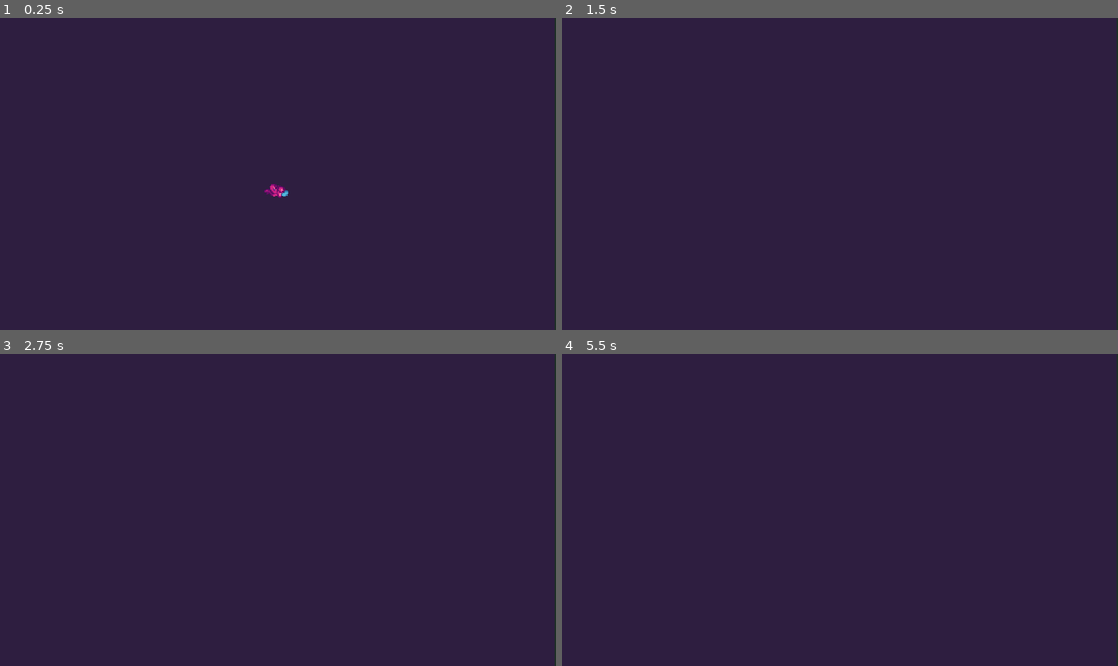
Above: before the commit, frames 1-4 (two rows, left to right).
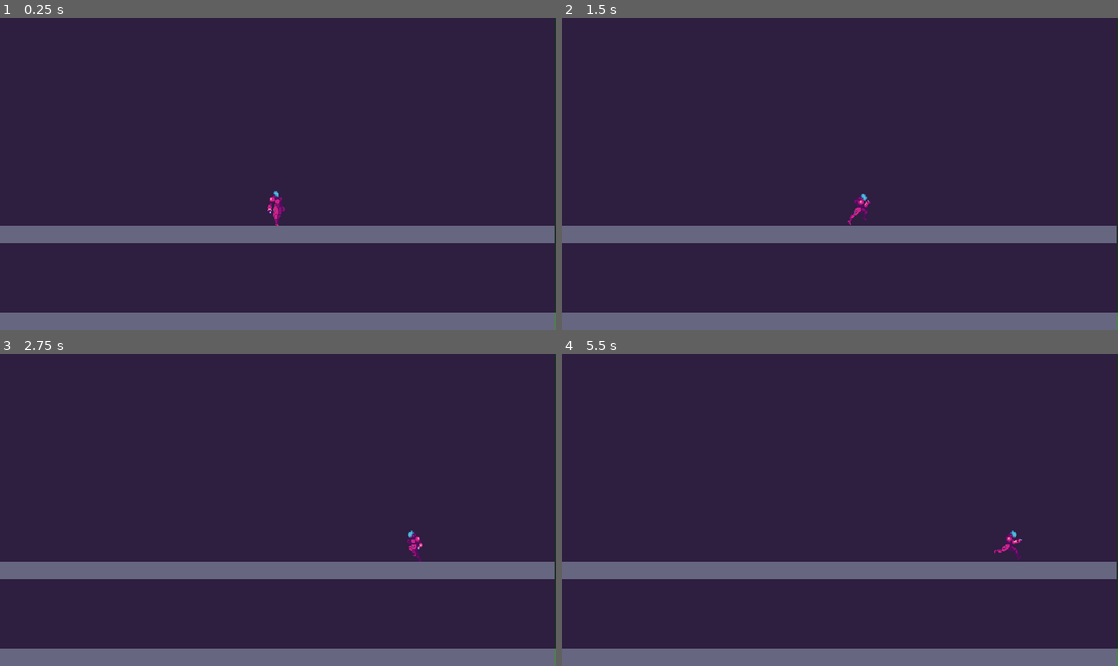
Above: after the commit, the same moments.

Repository: Kavmuri/version-1-metroidvania
Game: Godot game, scene res://Levels/world_procedural.tscn
Same seed, same stepped clock (60 frames per second), same inputs: the game is played once before the commit and once after it.
Inputs:
- Up to frame 1 (0.25 s): no input
- Up to frame 2 (1.5 s): tap Enter at 0.5 s; hold D (move_right) from 0.53 s (still down); tap M at 0.6 s; tap Space (jump) at 0.77, 1.25 s; tap Tab at 1.35 s
- Up to frame 3 (2.75 s): tap Space (jump) at 1.52 s; release D (move_right) at 2.03 s; hold A (move_left) from 2.03 s (still down); tap Enter at 2.1 s
- Up to frame 4 (5.5 s): release A (move_left) at 2.78 s; hold D (move_right) 2.78-4.28 s; tap L at 2.85 s; tap Space (jump) at 3.02, 3.77, 4.52 s; tap M at 3.6 s; tap Enter at 4.25, 5.1 s; hold A (move_left) 4.28-5.03 s; tap Tab at 4.35 s; hold D (move_right) from 5.03 s (still down)

The runs differ from the first frame. In frame 1, 11% of the frame differs, in the area x 0-100%, y 53-100%; in frame 2, 11%; in frame 3, 11%; in frame 4, 11%.

Commit message:
Fix procedural rooms and map toggle
- Added floors and collisions to procedural room templates to prevent player from falling.
- Fixed Map UI to use toggle behavior (Tab/M) and correctly pause the game.
- Cleaned up debug helpers.

Co-authored-by: Pegassi11 <70114419+Pegassi11@users.noreply.github.com>

Diff:
--- a/Levels/ProceduralTemplates/corridor_h.tscn
+++ b/Levels/ProceduralTemplates/corridor_h.tscn
@@ -1,4 +1,7 @@
-[gd_scene format=3 uid="uid://c1c1c1c1c1c1c"]
+[gd_scene load_steps=2 format=3 uid="uid://c1c1c1c1c1c1c"]
+
+[sub_resource type="RectangleShape2D" id="RectangleShape2D_1"]
+size = Vector2(640, 20)
 
 [node name="CorridorH" type="Node2D"]
 
@@ -10,13 +13,27 @@
 [node name="puertas" type="Node2D" parent="."]
 
 [node name="salida_izq" type="Marker2D" parent="puertas"]
-position = Vector2(0, 90)
+position = Vector2(0, 160)
 
 [node name="salida_der" type="Marker2D" parent="puertas"]
-position = Vector2(640, 90)
+position = Vector2(640, 160)
 
 [node name="ColorRect" type="ColorRect" parent="."]
 z_index = -1
 offset_right = 640.0
 offset_bottom = 180.0
 color = Color(0.2, 0.2, 0.2, 1)
+
+[node name="Floor" type="StaticBody2D" parent="."]
+position = Vector2(320, 170)
+collision_mask = 0
+
+[node name="CollisionShape2D" type="CollisionShape2D" parent="Floor"]
+shape = SubResource("RectangleShape2D_1")
+
+[node name="ColorRect" type="ColorRect" parent="Floor"]
+offset_left = -320.0
+offset_top = -10.0
+offset_right = 320.0
+offset_bottom = 10.0
+color = Color(0.3, 0.3, 0.3, 1)
--- a/Levels/ProceduralTemplates/deadend_left.tscn
+++ b/Levels/ProceduralTemplates/deadend_left.tscn
@@ -1,4 +1,7 @@
-[gd_scene format=3 uid="uid://d9d9d9d9d9d9d"]
+[gd_scene load_steps=2 format=3 uid="uid://d9d9d9d9d9d9d"]
+
+[sub_resource type="RectangleShape2D" id="RectangleShape2D_1"]
+size = Vector2(320, 20)
 
 [node name="DeadendLeft" type="Node2D"]
 
@@ -10,10 +13,24 @@
 [node name="puertas" type="Node2D" parent="."]
 
 [node name="salida_der" type="Marker2D" parent="puertas"]
-position = Vector2(320, 180)
+position = Vector2(320, 280)
 
 [node name="ColorRect" type="ColorRect" parent="."]
 z_index = -1
 offset_right = 320.0
 offset_bottom = 360.0
 color = Color(0.25, 0.12, 0.12, 1)
+
+[node name="Floor" type="StaticBody2D" parent="."]
+position = Vector2(160, 350)
+collision_mask = 0
+
+[node name="CollisionShape2D" type="CollisionShape2D" parent="Floor"]
+shape = SubResource("RectangleShape2D_1")
+
+[node name="ColorRect" type="ColorRect" parent="Floor"]
+offset_left = -160.0
+offset_top = -10.0
+offset_right = 160.0
+offset_bottom = 10.0
+color = Color(0.5, 0.3, 0.3, 1)
--- a/Levels/ProceduralTemplates/room_generic.tscn
+++ b/Levels/ProceduralTemplates/room_generic.tscn
@@ -1,4 +1,7 @@
-[gd_scene format=3 uid="uid://r8r8r8r8r8r8r"]
+[gd_scene load_steps=2 format=3 uid="uid://r8r8r8r8r8r8r"]
+
+[sub_resource type="RectangleShape2D" id="RectangleShape2D_1"]
+size = Vector2(640, 20)
 
 [node name="RoomGeneric" type="Node2D"]
 
@@ -10,10 +13,10 @@
 [node name="puertas" type="Node2D" parent="."]
 
 [node name="salida_izq" type="Marker2D" parent="puertas"]
-position = Vector2(0, 180)
+position = Vector2(0, 280)
 
 [node name="salida_der" type="Marker2D" parent="puertas"]
-position = Vector2(640, 180)
+position = Vector2(640, 280)
 
 [node name="salida_arriba" type="Marker2D" parent="puertas"]
 position = Vector2(320, 0)
@@ -26,3 +29,17 @@
 offset_right = 640.0
 offset_bottom = 360.0
 color = Color(0.12, 0.18, 0.15, 1)
+
+[node name="Floor" type="StaticBody2D" parent="."]
+position = Vector2(320, 350)
+collision_mask = 0
+
+[node name="CollisionShape2D" type="CollisionShape2D" parent="Floor"]
+shape = SubResource("RectangleShape2D_1")
+
+[node name="ColorRect" type="ColorRect" parent="Floor"]
+offset_left = -320.0
+offset_top = -10.0
+offset_right = 320.0
+offset_bottom = 10.0
+color = Color(0.3, 0.5, 0.3, 1)
--- a/Levels/ProceduralTemplates/spawn_room.tscn
+++ b/Levels/ProceduralTemplates/spawn_room.tscn
@@ -1,4 +1,7 @@
-[gd_scene format=3 uid="uid://c7v7v7v7v7v7v"]
+[gd_scene load_steps=2 format=3 uid="uid://c7v7v7v7v7v7v"]
+
+[sub_resource type="RectangleShape2D" id="RectangleShape2D_1"]
+size = Vector2(640, 20)
 
 [node name="SpawnRoom" type="Node2D"]
 
@@ -10,10 +13,10 @@
 [node name="puertas" type="Node2D" parent="."]
 
 [node name="salida_izq" type="Marker2D" parent="puertas"]
-position = Vector2(0, 180)
+position = Vector2(0, 280)
 
 [node name="salida_der" type="Marker2D" parent="puertas"]
-position = Vector2(640, 180)
+position = Vector2(640, 280)
 
 [node name="salida_arriba" type="Marker2D" parent="puertas"]
 position = Vector2(320, 0)
@@ -22,10 +25,38 @@
 position = Vector2(320, 360)
 
 [node name="spawn" type="Marker2D" parent="."]
-position = Vector2(320, 180)
+position = Vector2(320, 200)
 
 [node name="ColorRect" type="ColorRect" parent="."]
 z_index = -1
 offset_right = 640.0
 offset_bottom = 360.0
 color = Color(0.18, 0.12, 0.25, 1)
+
+[node name="Floor" type="StaticBody2D" parent="."]
+position = Vector2(320, 350)
+collision_mask = 0
+
+[node name="CollisionShape2D" type="CollisionShape2D" parent="Floor"]
+shape = SubResource("RectangleShape2D_1")
+
+[node name="ColorRect" type="ColorRect" parent="Floor"]
+offset_left = -320.0
+offset_top = -10.0
+offset_right = 320.0
+offset_bottom = 10.0
+color = Color(0.4, 0.4, 0.5, 1)
+
+[node name="Platform" type="StaticBody2D" parent="."]
+position = Vector2(320, 250)
+collision_mask = 0
+
+[node name="CollisionShape2D" type="CollisionShape2D" parent="Platform"]
+shape = SubResource("RectangleShape2D_1")
+
+[node name="ColorRect" type="ColorRect" parent="Platform"]
+offset_left = -320.0
+offset_top = -10.0
+offset_right = 320.0
+offset_bottom = 10.0
+color = Color(0.4, 0.4, 0.5, 1)
